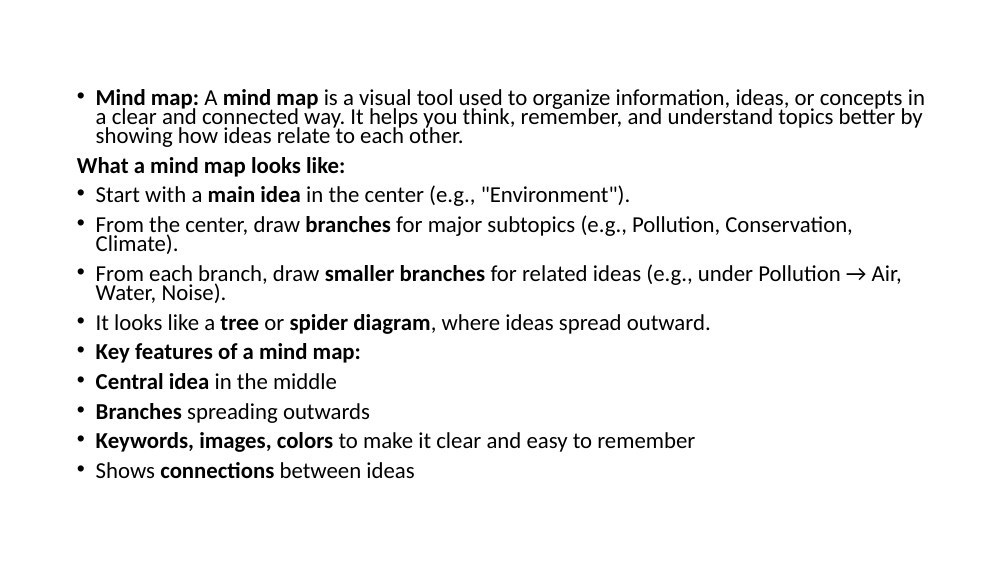
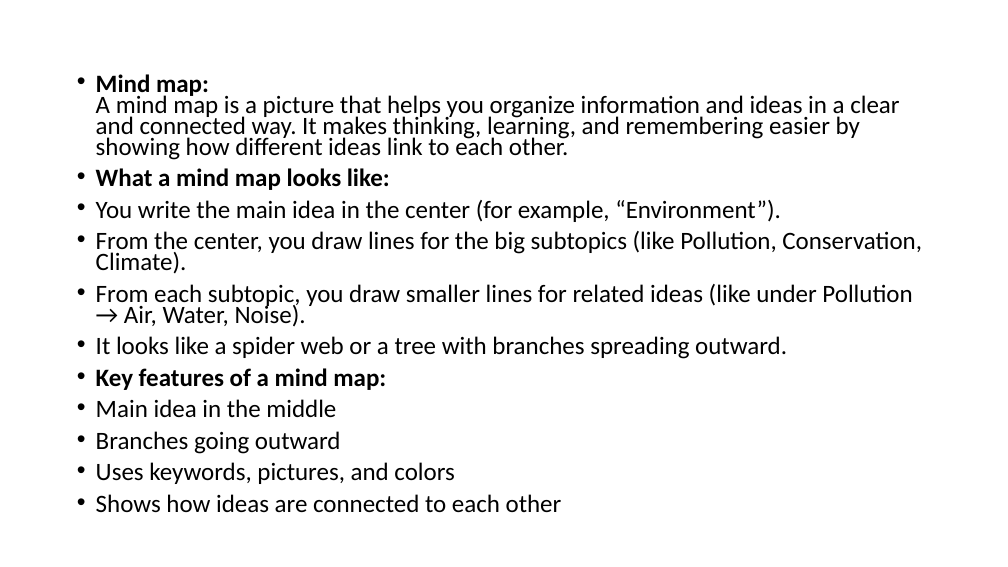
Before and after one commit to manishshrestha01/BE-Computer, a slide deck: slide 101 of Semester 7/Entrepreneurship and Professional Pratice/PEC/second chapter entrepreneurship.pptx. Drawn at 1008x567 pixels with LibreOffice and Linux fonts; fonts in the diff are those of the drawing. Boxes give left, top, right and bottom in pixels: in the first picture for what was removed or moved away, otherwise in the second. Text is boxed around its words. In the diff, an @@ line names an element or a change of style, - is before the commit and + after.

```diff
--- a/Semester 7/Entrepreneurship and Professional Pratice/PEC/second chapter entrepreneurship.pptx
+++ b/Semester 7/Entrepreneurship and Professional Pratice/PEC/second chapter entrepreneurship.pptx
@@ text "Mind map: A mind map ...": place and size @@
-text "Mind map: A mind map ..." at [77,89,925,478]
+text "Mind map: A mind map ..." at [96,74,922,513]
@@ text at [96,74,899,160]: text changed; size 21.7 to 23.8 pt @@
-• Mind map: A mind map is a visual tool used to organize information, ideas, or concepts in a clear and connected way. It helps you think, remember, and understand topics better by showing how ideas relate to each other.
+• Mind map:
+  A mind map is a picture that helps you organize information and ideas in a clear and connected way. It makes thinking, learning, and remembering easier by showing how different ideas link to each other.
@@ text at [96,168,390,390]: size 21.7 to 23.8 pt in "What a mind map looks like:", "Key features of a mind map:"; bullet none to • @@
@@ text at [96,200,922,359]: text changed; size 21.7 to 23.8 pt @@
-• Start with a main idea in the center (e.g., "Environment").
-• From the center, draw branches for major subtopics (e.g., Pollution, Conservation, Climate).
-• From each branch, draw smaller branches for related ideas (e.g., under Pollution → Air, Water, Noise).
-• It looks like a tree or spider diagram, where ideas spread outward.
+• You write the main idea in the center (for example, “Environment”).
+• From the center, you draw lines for the big subtopics (like Pollution, Conservation, Climate).
+• From each subtopic, you draw smaller lines for related ideas (like under Pollution → Air, Water, Noise).
+• It looks like a spider web or a tree with branches spreading outward.
@@ text at [96,399,562,513]: text changed; size 21.7 to 23.8 pt @@
-• Central idea in the middle
-• Branches spreading outwards
-• Keywords, images, colors to make it clear and easy to remember
-• Shows connections between ideas
+• Main idea in the middle
+• Branches going outward
+• Uses keywords, pictures, and colors
+• Shows how ideas are connected to each other
```
Also in this commit, not shown: 2 other slides changed, 17 other files.
